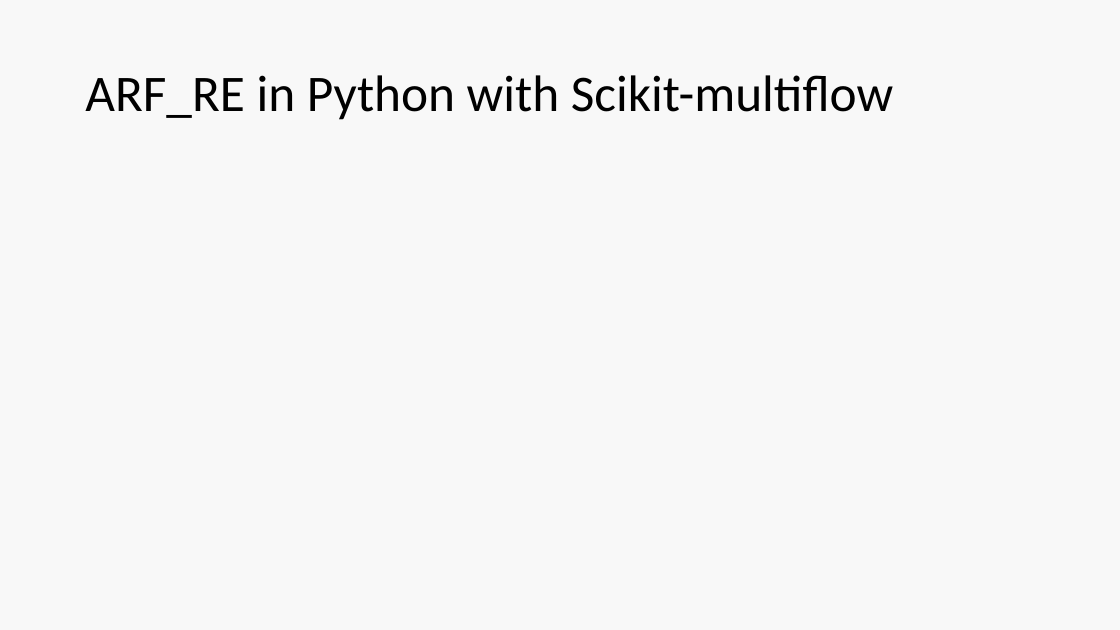
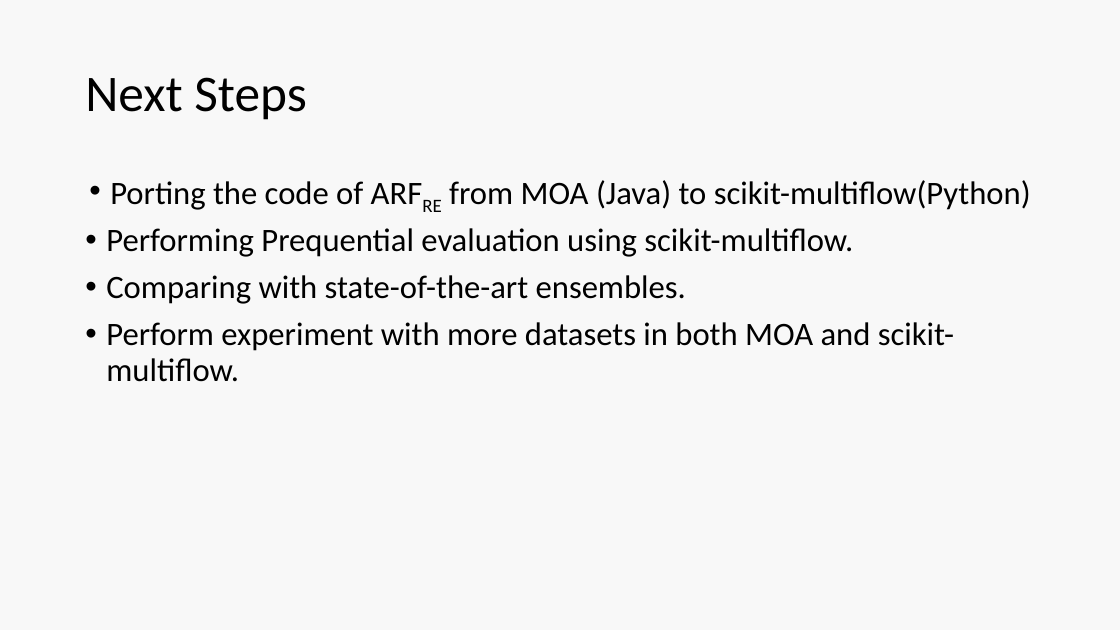
Before and after one commit to kushvarma/dm_arf, a slide deck: slide 12 of DMLAB-SS2020 ARF.pptx (slide 8 before the commit). Drawn at 1120x630 pixels with LibreOffice and Linux fonts; fonts in the diff are those of the drawing. Boxes give left, top, right and bottom in pixels: in the first picture for what was removed or moved away, otherwise in the second. Text is boxed around its words. In the diff, an @@ line names an element or a change of style, - is before the commit and + after.

```diff
--- a/DMLAB-SS2020 ARF.pptx
+++ b/DMLAB-SS2020 ARF.pptx
@@ title at [85, 77, 307, 120]: text changed @@
-ARF_RE in Python with Scikit-multiflow
+Next Steps
@@ text added at [106, 180, 1031, 382], 28 pt, text #000000 @@
+• Porting the code of ARFRE from MOA (Java) to scikit-multiflow(Python)
+• Performing Prequential evaluation using scikit-multiflow.
+• Comparing with state-of-the-art ensembles.
+• Perform experiment with more datasets in both MOA and scikit-multiflow.
```
Also in this commit, not shown: 3 other slides changed, 2 slides added, 3 slides removed.
